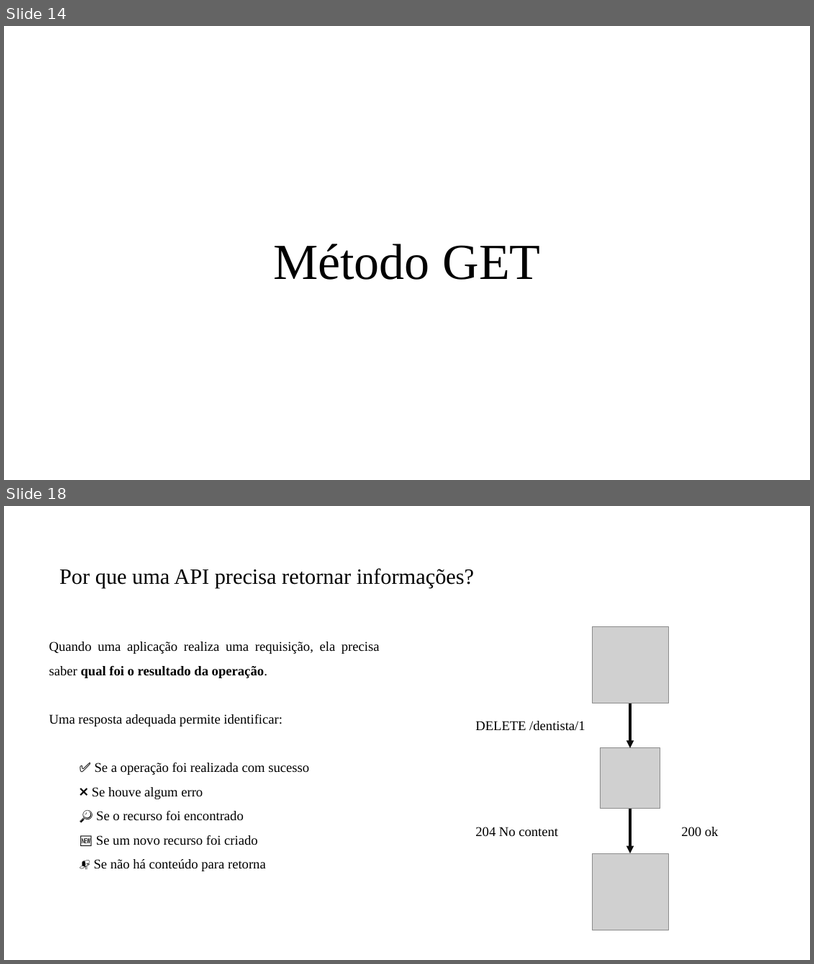
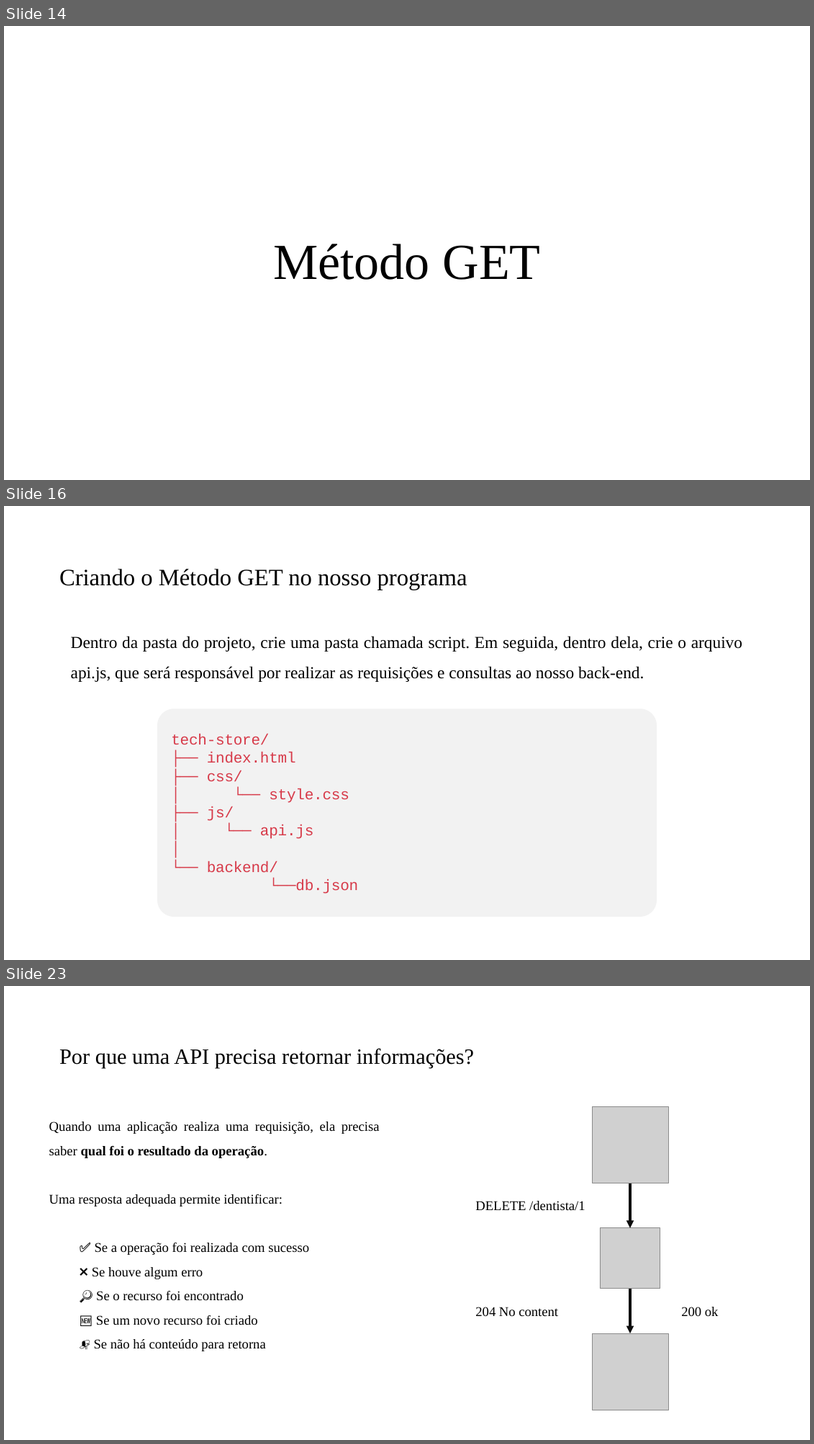
Before and after one commit to PedroMiho/UMC, a slide deck: SI/Programação para Internet/Módulo 2 - JavaScript/Aula03 - Implementado o CRUD/Implementando CRUD.pptx. Shown one above the other, each under a label of ours: slides 14 and 18 before the commit, slides 14, 16 and 23 after it; the slides between them are not shown. The pictures are 814x964 and 814x1444 pixels, drawn with LibreOffice and Linux fonts; fonts in the diff are those of the drawing; grey boxes stand for pictures; background and template pictures are left out. Boxes give left, top, right and bottom in pixels: in the first picture for what was removed or moved away, otherwise in the second. Text is boxed around its words. In the diff, an @@ line names an element or a change of style, - is before the commit and + after.

```diff
--- a/SI/Programação para Internet/Módulo 2 - JavaScript/Aula03 - Implementado o CRUD/Implementando CRUD.pptx
+++ b/SI/Programação para Internet/Módulo 2 - JavaScript/Aula03 - Implementado o CRUD/Implementando CRUD.pptx
@@ slide 16 added at bbox=[4, 506, 810, 960], background #FFFFFF @@
@@ title added at bbox=[59, 569, 468, 590], 28 pt, text #000000 @@
+Criando o Método GET no nosso programa
@@ text added at bbox=[71, 636, 743, 682], 20 pt, text #000000 @@
+Dentro da pasta do projeto, crie uma pasta chamada script. Em seguida, dentro dela, crie o arquivo api.js, que será responsável por realizar as requisições e consultas ao nosso back-end.
@@ rounded rectangle added at bbox=[157, 708, 657, 917], fill #F2F2F2 @@
@@ text added at bbox=[171, 734, 358, 893], 18 pt, text #D73A49 @@
+tech-store/
+├── index.html
+├── css/
+│ └── style.css
+├── js/
+│ └── api.js
+│
+└── backend/
+└──db.json
@@ what was slide 18 is now slide 23 @@
```
Also in this commit, not shown: 1 slide changed, 4 other slides added, 3 other files.
